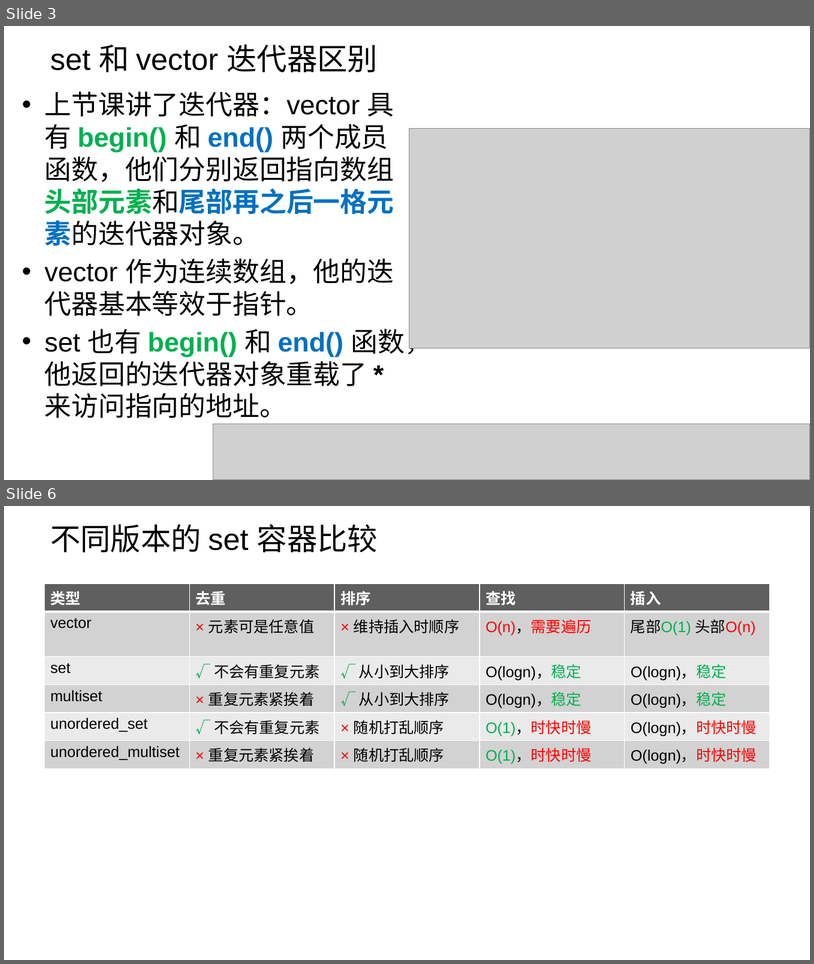
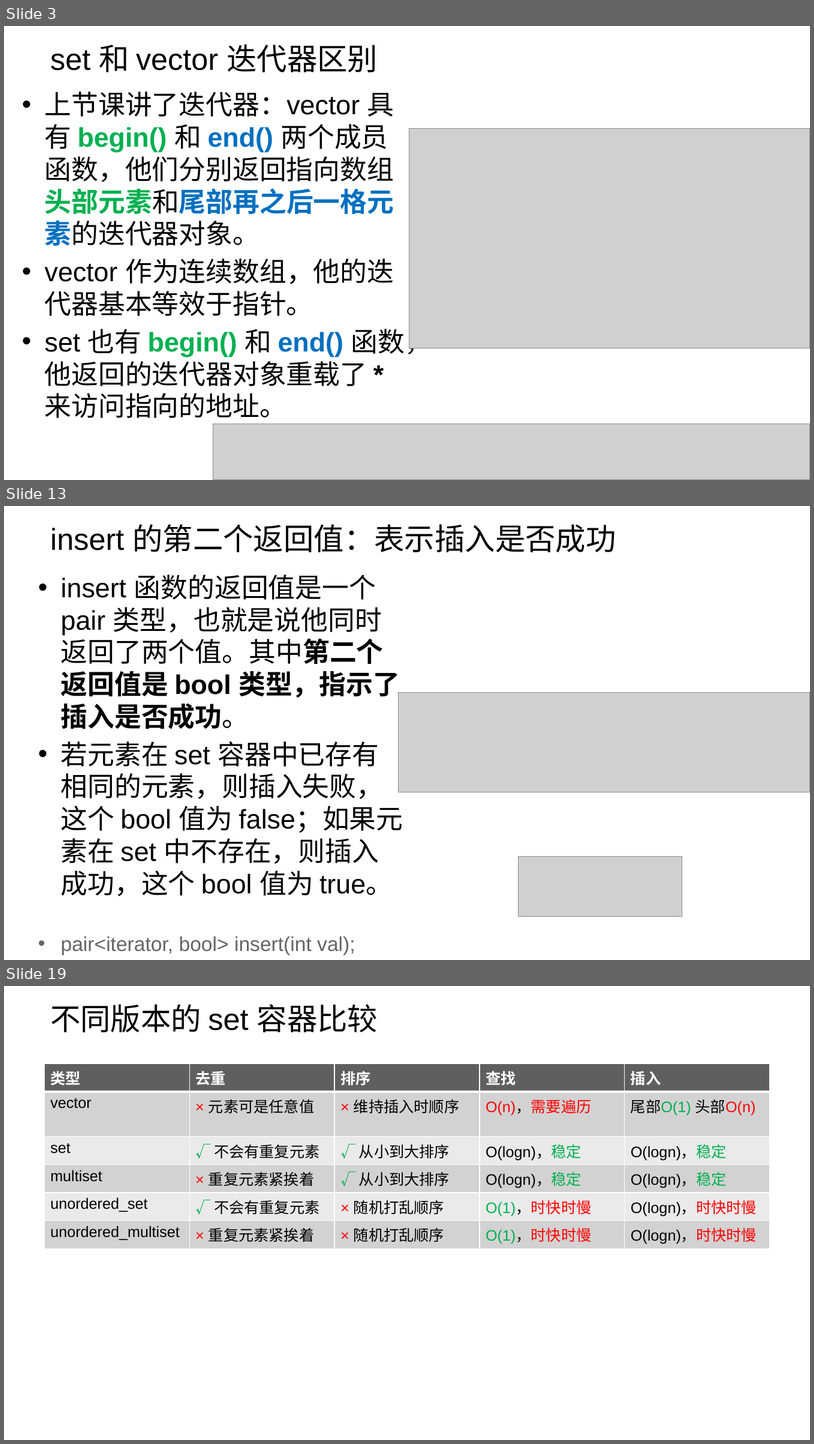
Before and after one commit to parallel101/course, a slide deck: 14/slides.pptx. Shown one above the other, each under a label of ours: slides 3 and 6 before the commit, slides 3, 13 and 19 after it; the slides between them are not shown. The pictures are 814x964 and 814x1444 pixels, drawn with LibreOffice and Linux fonts; fonts in the diff are those of the drawing; grey boxes stand for pictures; background and template pictures are left out. Boxes give left, top, right and bottom in pixels: in the first picture for what was removed or moved away, otherwise in the second. Text is boxed around its words. In the diff, an @@ line names an element or a change of style, - is before the commit and + after.

```diff
--- a/14/slides.pptx
+++ b/14/slides.pptx
@@ slide 13 added at (4, 506, 810, 960), background picture (left out) @@
@@ title added at (50, 524, 616, 552), 36 pt, text #000000 @@
+insert 的第二个返回值：表示插入是否成功
@@ text added at (61, 574, 403, 955), 32 pt, text #000000 @@
+• insert 函数的返回值是一个 pair 类型，也就是说他同时返回了两个值。其中第二个返回值是 bool 类型，指示了插入是否成功。
+• 若元素在 set 容器中已存有相同的元素，则插入失败，这个 bool 值为 false；如果元素在 set 中不存在，则插入成功，这个 bool 值为 true。
+• pair<iterator, bool> insert(int val);
@@ picture added at (398, 693, 810, 792) @@
@@ picture added at (518, 856, 682, 916) @@
@@ what was slide 6 is now slide 19 @@
```
Also in this commit, not shown: 2 slides changed, 12 other slides added, 17 other files.
